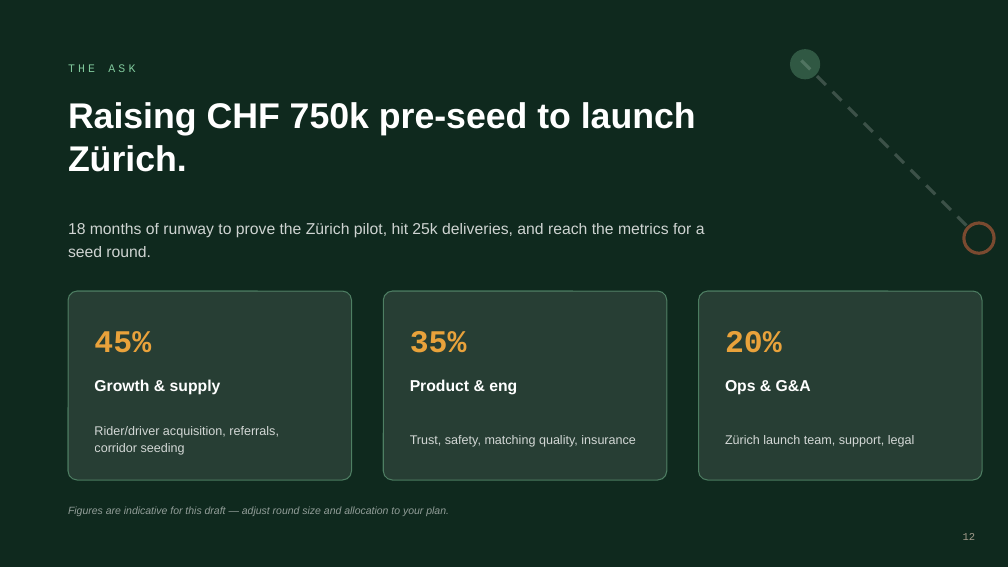
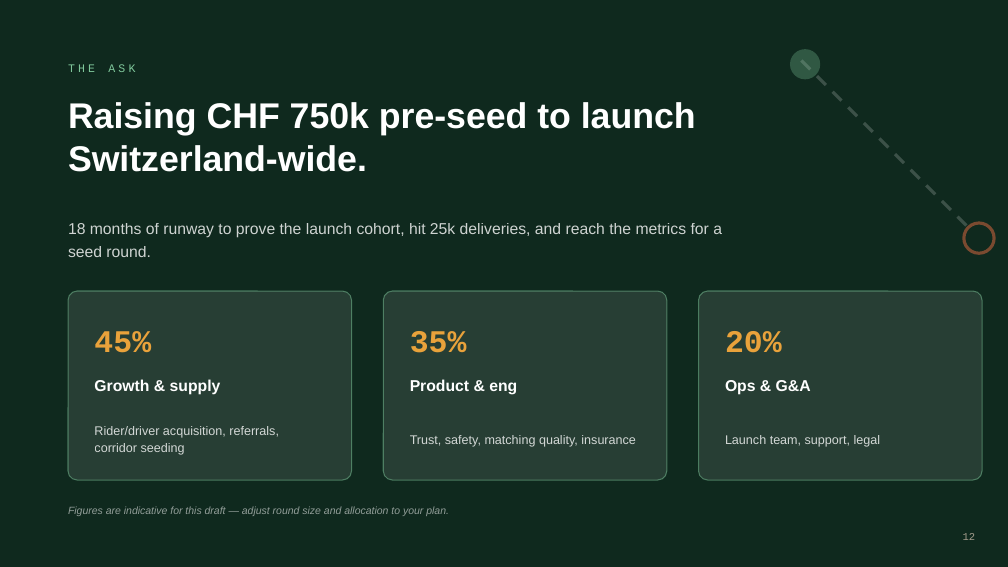
Before and after one commit to nilsweiler-ship-it/Peerdeliver, a slide deck: slide 12 of Shlep_Investor_Deck.pptx. Drawn at 1008x567 pixels with LibreOffice and Linux fonts; fonts in the diff are those of the drawing. Boxes give left, top, right and bottom in pixels: in the first picture for what was removed or moved away, otherwise in the second. Text is boxed around its words. In the diff, an @@ line names an element or a change of style, - is before the commit and + after.

Commit message:
docs: Switzerland-wide launch in investor deck + validation protocol; 9%/min-fee unit economics in deck; add TASKS.md with entity-details task

```diff
--- a/Shlep_Investor_Deck.pptx
+++ b/Shlep_Investor_Deck.pptx
@@ text at [68,102,696,172]: text changed @@
-Raising CHF 750k pre-seed to launch Zürich.
+Raising CHF 750k pre-seed to launch Switzerland-wide.
@@ text at [68,223,722,257]: text changed @@
-18 months of runway to prove the Zürich pilot, hit 25k deliveries, and reach the metrics for a seed round.
+18 months of runway to prove the launch cohort, hit 25k deliveries, and reach the metrics for a seed round.
@@ text at [725,435,881,447]: text changed @@
-Zürich launch team, support, legal
+Launch team, support, legal
```
Also in this commit, not shown: 5 other slides changed, 2 other files.
